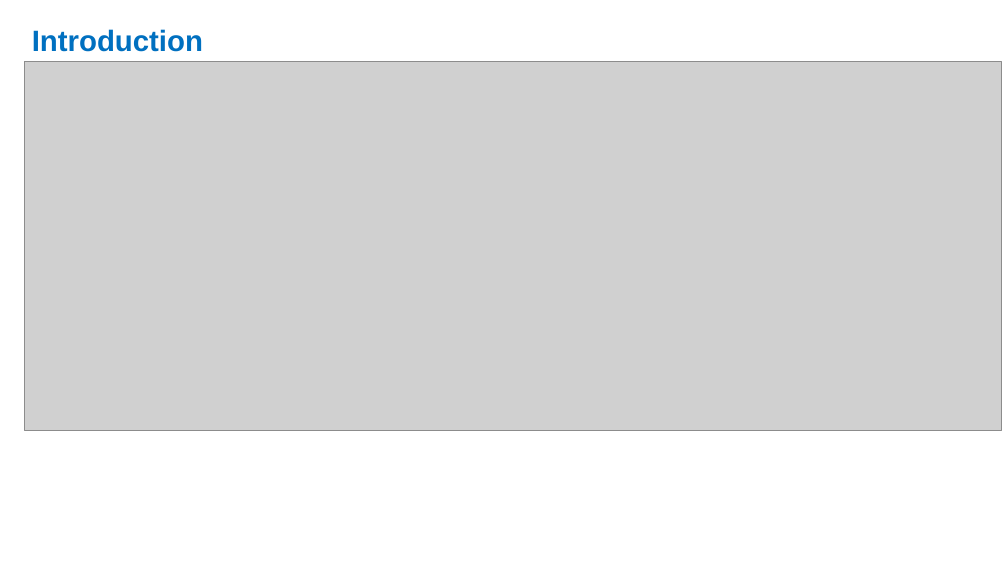
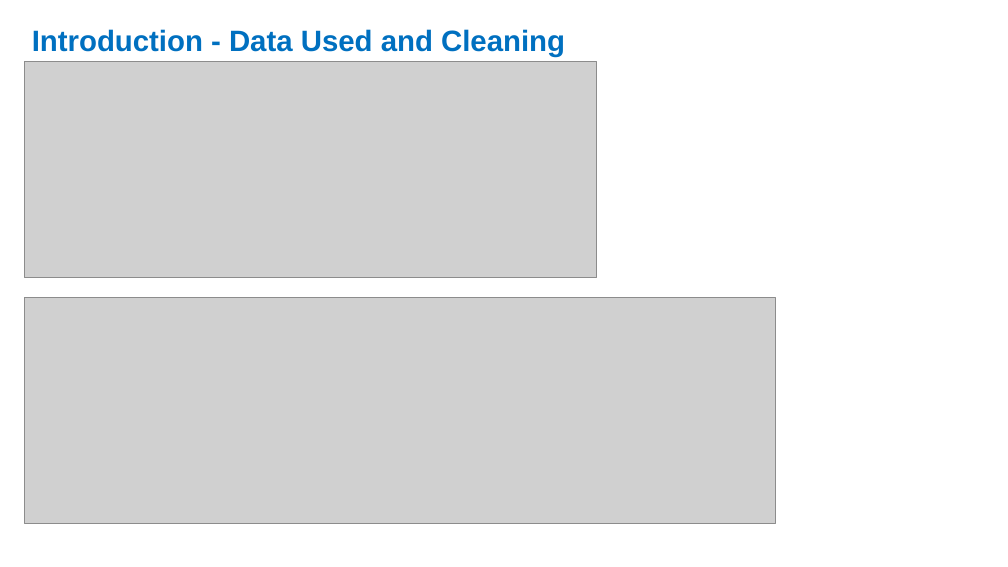
Before and after one commit to sissa81/project1, a slide deck: slide 2 of olympics by wildcats.pptx. Drawn at 1008x567 pixels with LibreOffice and Linux fonts; fonts in the diff are those of the drawing; grey boxes stand for pictures. Boxes give left, top, right and bottom in pixels: in the first picture for what was removed or moved away, otherwise in the second. Text is boxed around its words. In the diff, an @@ line names an element or a change of style, - is before the commit and + after.

```diff
--- a/olympics by wildcats.pptx
+++ b/olympics by wildcats.pptx
@@ text at box(32, 29, 565, 57): text changed @@
-Introduction
+Introduction - Data Used and Cleaning
@@ picture: place and size @@
-picture at box(24, 61, 1001, 430)
+picture at box(24, 61, 597, 278)
@@ picture added at box(24, 298, 775, 524) @@
```
Also in this commit, not shown: 1 other file.
